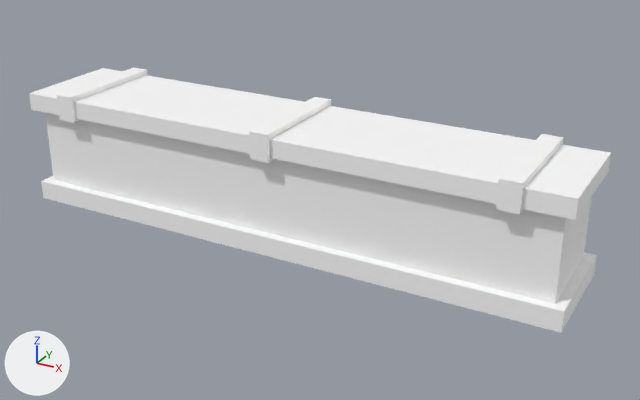
The glTF model assets/synty/simple_fantasy_interiors/models/SM_Prop_Bar_Counter_01.glb, before and after one commit.
Before and after are seen from a camera (50 mm lens) standing at (0.046, -0.0776, 0.0435) and looking at (0.0031, 0.0005, 0.0045). The axes (+X, +Y, +Z) are drawn at lower left. The lights are the same throughout.

Objects in the first picture: 'SM_Prop_Bar_Counter_01'.
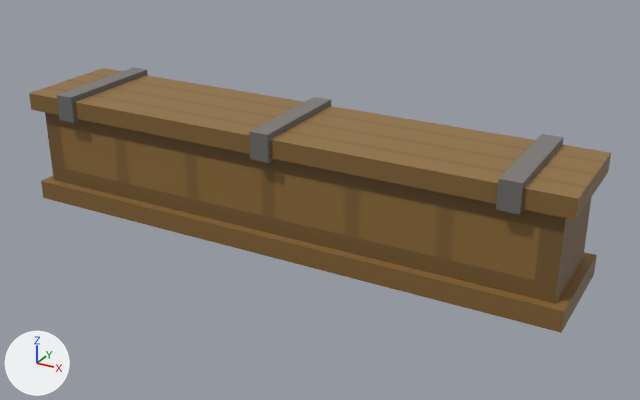
Where the change shows, as pixel boxes [x1, y1, x2, y2] in the pictures (640 x 400 px):
```json
{"object": "SM_Prop_Bar_Counter_01", "change": "surface changed", "before": [29, 67, 611, 333], "after": [29, 67, 611, 333], "on screen": "white to brown"}
```

Edits to the scene script, one JSON object a line:
```json
{"op": "add", "block": "img_simplefantasyinteriorstexture", "code": ["img_simplefantasyinteriorstexture = load_image('SimpleFantasyInteriorsTexture', '_unpacked/SimpleFantasyInteriorsTexture', 1024, 1024, 'sRGB')"]}
{"op": "remove", "block": "mat_lambert1", "code": "mat_lambert1.base_color = (1.0, 1.0, 1.0)  # white #ffffff"}
{"op": "add", "block": "mat_lambert1", "code": "mat_lambert1.texture = img_simplefantasyinteriorstexture"}
```
